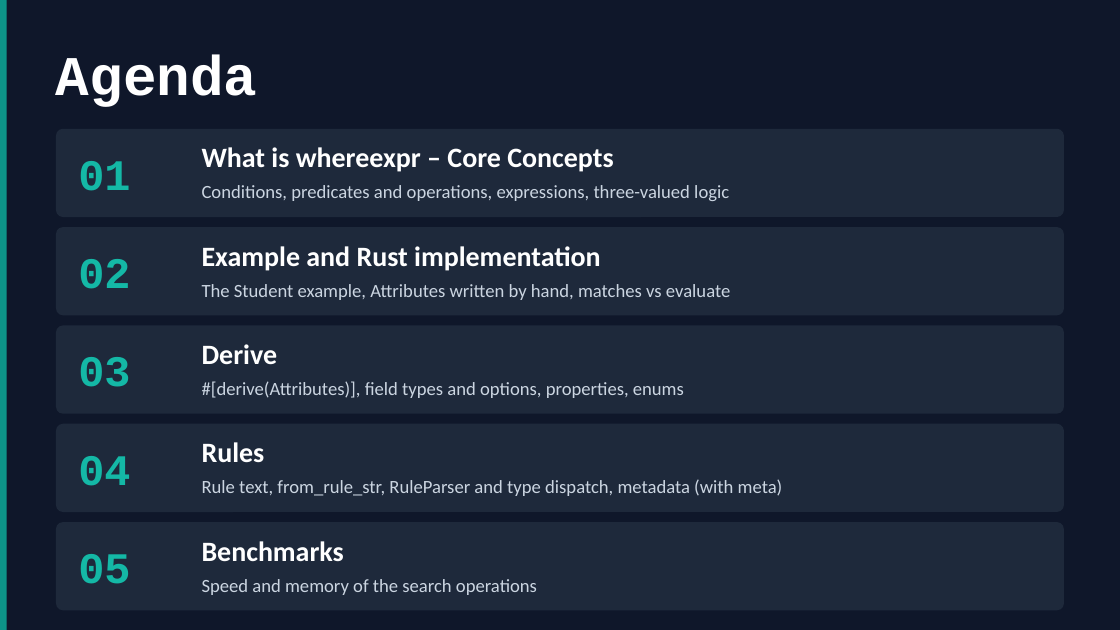
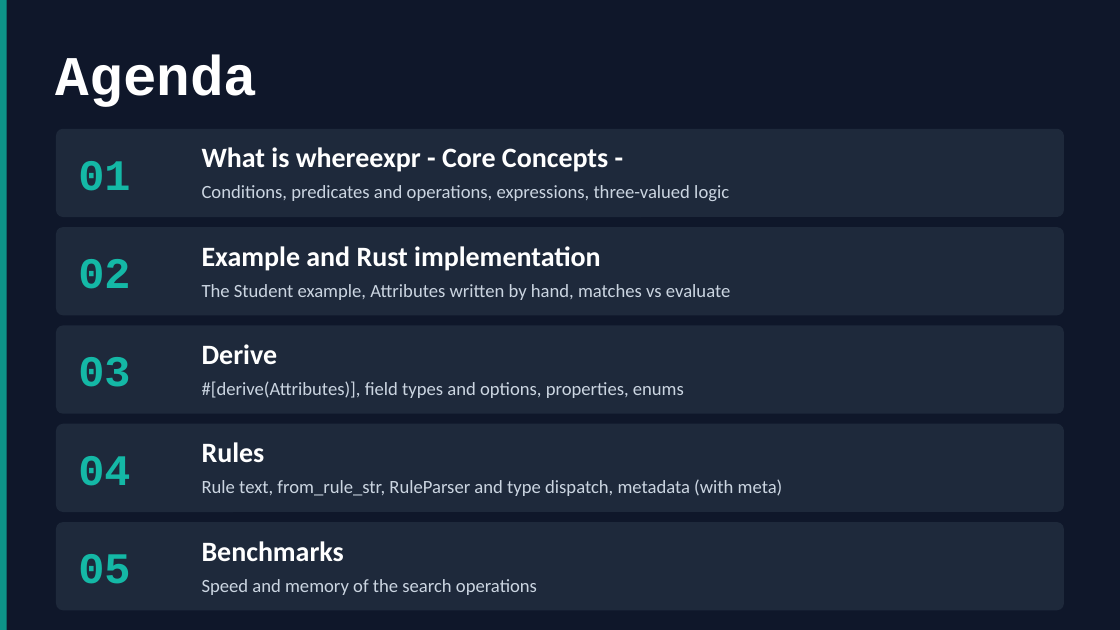
Before and after one commit to gdt050579/whereexpr, a slide deck: slide 2 of whereexpr.pptx. Drawn at 1120x630 pixels with LibreOffice and Linux fonts; fonts in the diff are those of the drawing. Boxes give left, top, right and bottom in pixels: in the first picture for what was removed or moved away, otherwise in the second. Text is boxed around its words. In the diff, an @@ line names an element or a change of style, - is before the commit and + after.

```diff
--- a/whereexpr.pptx
+++ b/whereexpr.pptx
@@ text at box(202, 147, 608, 172): text changed @@
-What is whereexpr – Core Concepts
+What is whereexpr - Core Concepts -
```
Also in this commit, not shown: 3 other slides changed, 1 other file.
